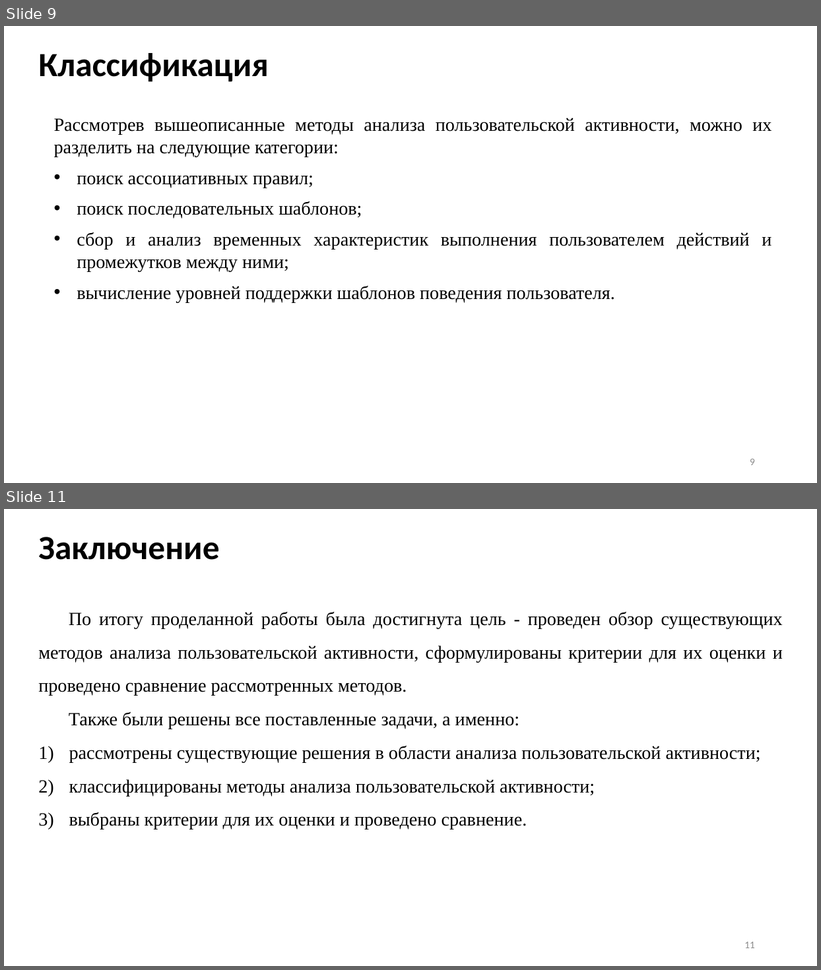
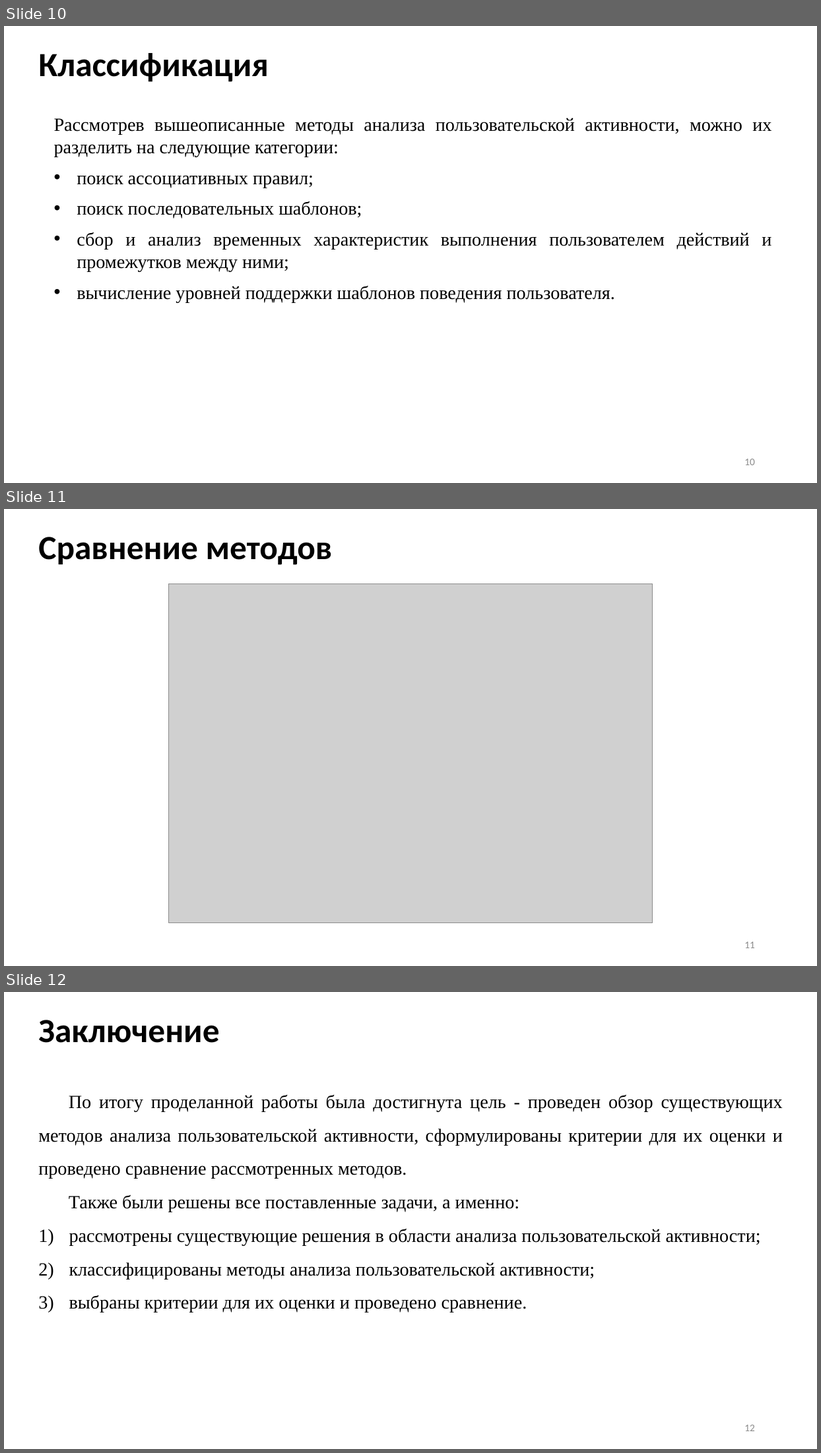
Before and after one commit to Inlucker/7semestr, a slide deck: НИР и ВКР/Презентация/ПронинАС_НИР_презентация.pptx. Shown one above the other, each under a label of ours: slides 9 and 11 before the commit, slides 10, 11 and 12 after it; the slides between them are not shown. The pictures are 821x970 and 821x1453 pixels, drawn with LibreOffice and Linux fonts; fonts in the diff are those of the drawing; grey boxes stand for pictures. Boxes give left, top, right and bottom in pixels: in the first picture for what was removed or moved away, otherwise in the second. Text is boxed around its words. In the diff, an @@ line names an element or a change of style, - is before the commit and + after.

```diff
--- a/НИР и ВКР/Презентация/ПронинАС_НИР_презентация.pptx
+++ b/НИР и ВКР/Презентация/ПронинАС_НИР_презентация.pptx
@@ slide 11 added at <box>4,509,817,966</box>, background #FFFFFF @@
@@ title added at <box>38,537,333,565</box>, 40 pt, text #000000, bold @@
+Сравнение методов
@@ picture added at <box>169,584,653,923</box> @@
@@ page number added at <box>745,942,755,949</box>, 12 pt, text #8C8C8C @@
+11
@@ what was slide 9 is now slide 10 @@
@@ page number at <box>745,459,755,466</box>: text changed @@
-9
+10
@@ what was slide 11 is now slide 12 @@
@@ page number at <box>745,1425,755,1432</box>: text changed @@
-11
+12
```
Also in this commit, not shown: 2 slides changed, 1 other slide added, 1 slide removed, 12 other files.
